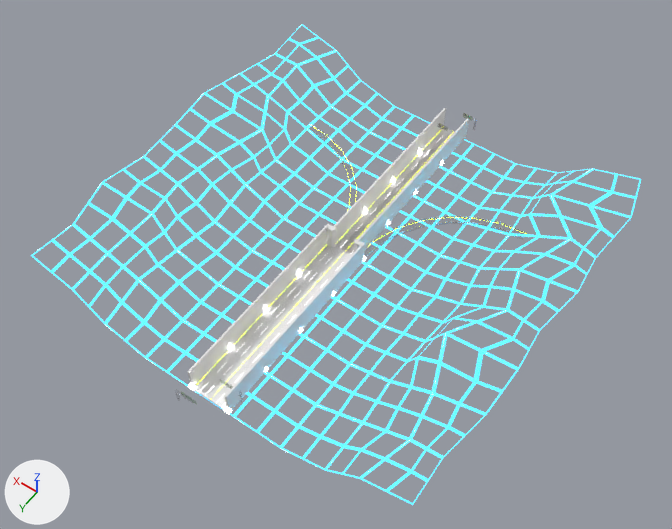
The FBX model Assets/FBX/Environment/Roads/RoadLevel2Last.fbx as it was, and as the next commit left it.
One viewpoint serves both versions: a camera (50 mm lens) standing at (-318.0, 261.0, 695.0) and looking at (-5.0, -176.0, 7.0). Arrows for +X, +Y and +Z are at lower left; the lights stay in place. Where no turn or scale is listed for an object, it has been applied to the vertices.

Before the edit, the objects in view are built like this:
```python
me_cube_012 = bpy.data.meshes.new('Cube.012')
me_cube_012.from_pydata(...)  # a box spanning x -19.0..19.0, y -200.0..0.0, z -2.0..0.0; a box spanning x -13.0..13.0, y -400.0..-200.0, z -2.0..0.0
me_cube_013 = bpy.data.meshes.new('Cube.013')
me_cube_013.from_pydata(...)  # 40 vertices, 40 faces; spans x -21.0..21.0, y -400.0..0.0, z 0.0..26.0
me_plane_008 = bpy.data.meshes.new('Plane.008')
me_plane_008.from_pydata(...)  # 3945 vertices, 3740 faces; spans x -213.0..213.0, y -416.0..16.0, z -4.0..53.0
# faces by material slot: [3140, 96, 220, 284]
me_plane_008.materials.append(mat_retrometal_mg)
me_plane_008.materials.append(mat_retrogodray)  # white #e7e7e7
me_plane_008.materials.append(mat_retrodiffuse_mg)
me_plane_008.materials.append(mat_retroemit_mg)
ob_roadlevel2last = bpy.data.objects.new('RoadLevel2Last', me_plane_008)
ob_roadlevel2last.location = (0.0, 0.0, 0.0)
ob_roadlevel2last_cldr = bpy.data.objects.new('RoadLevel2Last_cldr', me_cube_012)
ob_roadlevel2last_cldr.location = (0.0, 0.0, 0.0)
ob_roadlevel2last_cldr_walls = bpy.data.objects.new('RoadLevel2Last_cldr_walls', me_cube_013)
ob_roadlevel2last_cldr_walls.location = (0.0, 0.0, 0.0)
```
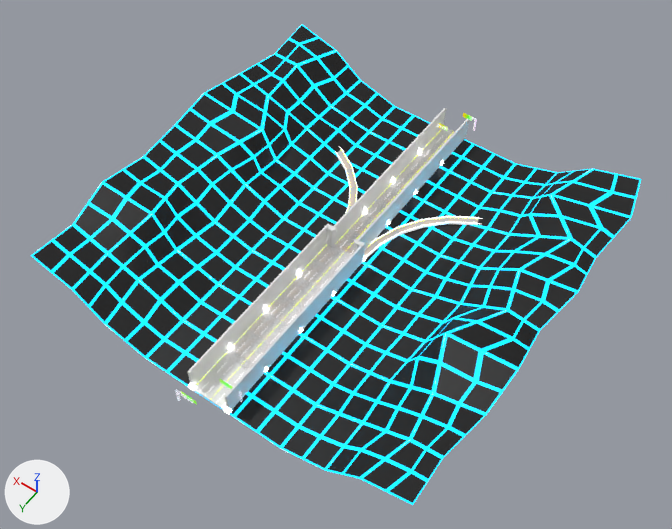
Commit message: Retro Universal WIP

Location of each change, (x1, y1, x2, y2) in pixels of the pictures (672 x 529 px):
'RoadLevel2Last', reshaped: before (37, 24, 592, 472); after (31, 24, 641, 505)
part 1 of me_plane_008, recoloured: before (306, 124, 528, 256); after (175, 117, 483, 408)
part 2 of me_plane_008, recoloured: after (181, 113, 479, 405)
part 3 of me_plane_008, recoloured: before (37, 24, 592, 472); after (31, 24, 641, 505)

What the commit changed:
Material 'RetroUniversal' (mat_retrouniversal) is new.
Uses the picture img_retroatlas_maingame_png.
me_plane_008 is used by ob_roadlevel2last; location (0.0, 0.0, 0.0).
me_plane_008 had 3945 vertices, 3740 faces and spanned x -213.0..213.0, y -416.0..16.0, z -4.0..53.0.
me_plane_008 no longer uses material mat_retrogodray (white #e7e7e7).
me_plane_008 now has 3817 vertices, 3644 faces and spans x -213.0..213.0, y -416.0..16.0, z -4.0..53.0.
me_plane_008 part 1: 3116 faces spanning x -132.0..132.0, y -416.0..16.0, z -1.0..15.0 switch from mat_retrometal_mg to mat_retrouniversal.
me_plane_008 part 2: 220 faces spanning x -131.0..131.0, y -414.0..14.0, z -2.0..17.0 switch from mat_retrodiffuse_mg to mat_retrouniversal.
me_plane_008 part 3: 282 faces spanning x -213.0..213.0, y -400.0..0.0, z -4.0..53.0 switch from mat_retroemit_mg to mat_retrouniversal.
